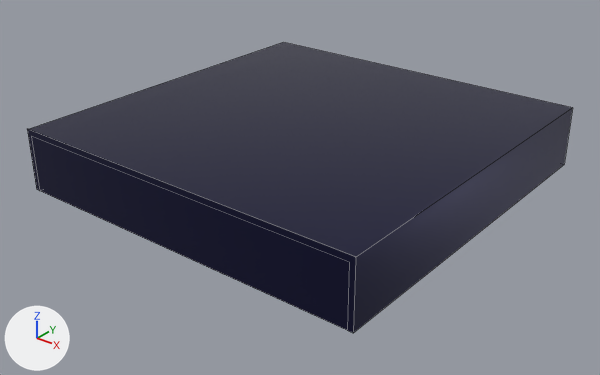
The Blender file public/assets/pusher.blend: old version first, new version second.
Rendered twice from a camera (50 mm lens) standing at (0.743, -0.951, 0.515) and looking at (0.006, -0.03, -0.056). Every picture has the same lights, and +X, +Y and +Z are marked at lower left. Mesh edges are drawn as thin lines.

Names of what the first picture shows: 'door', 'platform'.
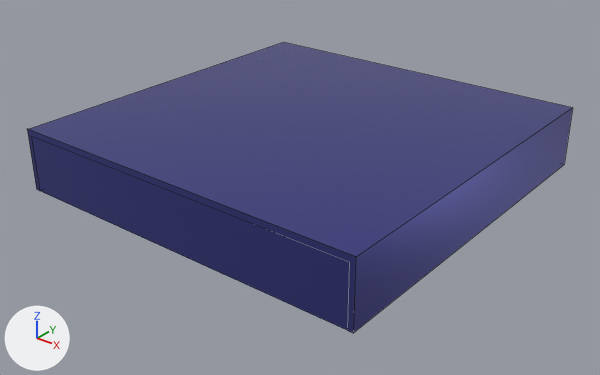
Changed parts and their boxes (x1, y1, x2, y2) in the pictures (600 x 375 px):
'platform', recoloured (grey to blue)
    both: (27, 42, 573, 333)
'door', recoloured
    both: (32, 137, 349, 330)

What changed in the scene script:
```text
Change mat_platform:
    mat_platform.base_color: (0.02, 0.0201, 0.0751) -> (0.0867, 0.0868, 0.383)  # dark blue #27274d -> blue #5353a6
```
